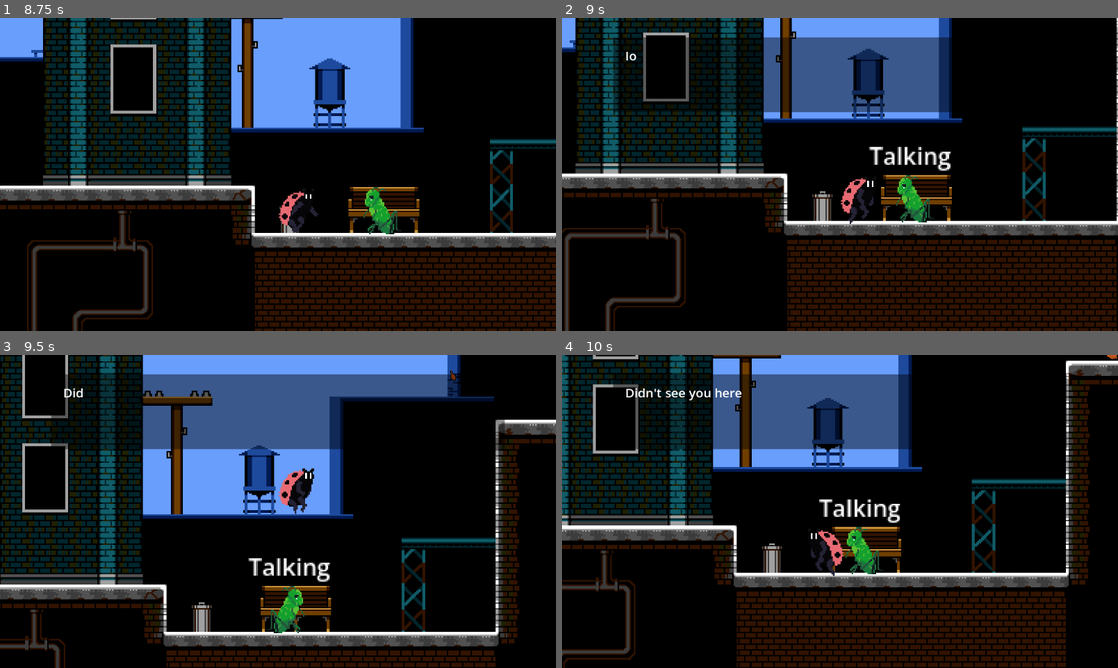
Above: before the commit, frames 1-4 (two rows, left to right).
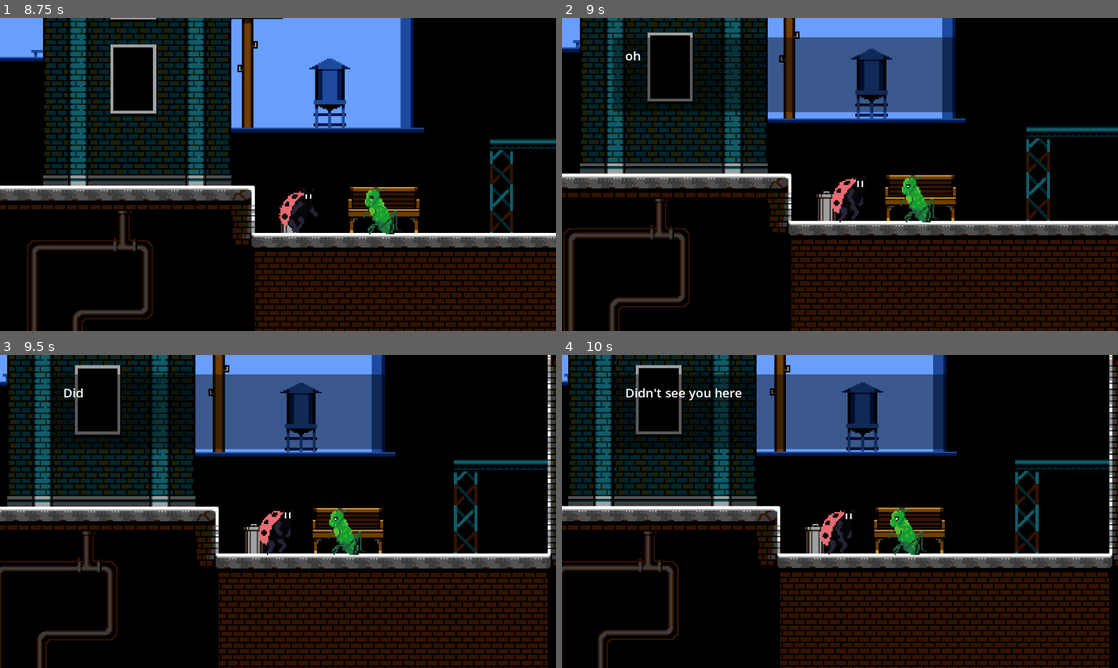
Above: after the commit, the same moments.

Repository: MineSwe/Bananerna-Studios-META-Game-Jam-2026
Game: Godot game, scene res://scenes/levels/level1.tscn
The game is run twice, just before and just after one commit, with the same random seed, the same clock (stepped at 60 frames per second) and the same inputs. This scene is started directly instead of the project's main scene.
Inputs (mouse positions are in pixels of both pictures, inside the frame that each line leads up to):
- Up to frame 1 (8.75 s): move the mouse to (400, 158) at 0.52 s; hold W (ui_accept) 0.53-1.28 s; hold D (right) 0.53-2.03 s; tap Space (jump) at 0.77, 0.8, 1.07, 1.35, 1.52, 1.82, 2.3, 3.02, 3.32, 3.6, 3.77, 4.07, 4.52, 4.82, 5.3, 5.85, 6.02, 6.32, 6.77, 6.8, 7.07, 7.52, 7.82, 8.1 s; move the mouse to (166, 190) at 1.27 s; tap W (ui_accept) at 1.55, 2.85, 4.35, 6.05, 7.35 s; move the mouse to (333, 105) at 2.02 s; hold A (left) 2.03-2.78 s; hold W (ui_accept) 2.03-2.78 s; move the mouse to (250, 237) at 2.77 s; hold D (right) 2.78-4.28 s; move the mouse to (444, 221) at 3.52 s; move the mouse to (111, 127) at 4.27 s; hold A (left) 4.28-5.03 s; move the mouse to (305, 174) at 5.02 s; hold D (right) 5.03-5.78 s; hold W (ui_accept) 5.03-5.78 s; move the mouse to (194, 96) at 5.77 s; hold A (left) 5.78-7.28 s; move the mouse to (400, 158) at 6.52 s; hold W (ui_accept) 6.53-7.28 s; move the mouse to (166, 190) at 7.27 s; hold D (right) from 7.28 s (still down); move the mouse to (333, 105) at 8.02 s
- Up to frame 2 (9 s): keep holding D (right); move the mouse to (812, 237) at 8.77 s; tap W (ui_accept) at 8.85 s
- Up to frame 3 (9.5 s): keep holding D (right); tap Space (jump) at 9.02, 9.32 s
- Up to frame 4 (10 s): move the mouse to (1006, 558) at 9.52 s; release D (right) at 9.53 s; hold A (left) from 9.53 s (still down); hold W (ui_accept) from 9.53 s (still down); tap Space (jump) at 9.77, 9.8 s

Frame 1 is identical in both runs. In frame 2, 18% of the frame differs, in the area x 0-100%, y 0-100%; in frame 3, 54%; in frame 4, 49%.

Commit message:
Fix player movement and icons in dialogue

Diff:
--- a/Godot Project files/meta-game-jam-26/project.godot
+++ b/Godot Project files/meta-game-jam-26/project.godot
@@ -33,11 +33,14 @@
 ui_accept={
 "deadzone": 0.5,
 "events": [Object(InputEventKey,"resource_local_to_scene":false,"resource_name":"","device":-1,"window_id":0,"alt_press …(192 unchanged characters)…
+, Object(InputEventKey,"resource_local_to_scene":false,"resource_name":"","device":-1,"window_id":0,"alt_pressed":false,"shift_pressed":false,"ctrl_pressed":false,"meta_pressed":false,"pressed":false,"keycode":0,"physical_keycode":4194309,"key_label":0,"unicode":0,"location":0,"echo":false,"script":null)
 ]
 }
 ui_close_dialog={
 "deadzone": 0.5,
-"events": [Object(InputEventKey,"resource_local_to_scene":false,"resource_name":"","device":-1,"window_id":0,"alt_pressed":false,"shift_pressed":false,"ctrl_pressed":false,"meta_pressed":false,"pressed":false,"keycode":32,"physical_keycode":0,"key_label":0,"unicode":32,"location":0,"echo":false,"script":null)
+"events": [Object(InputEventKey,"resource_local_to_scene":false,"resource_name":"","device":16,"window_id":0,"alt_pressed":false,"shift_pressed":false,"ctrl_pressed":false,"meta_pressed":false,"pressed":false,"keycode":4194305,"physical_keycode":0,"key_label":0,"unicode":0,"location":0,"echo":false,"script":null)
+, Object(InputEventKey,"resource_local_to_scene":false,"resource_name":"","device":-1,"window_id":0,"alt_pressed":false,"shift_pressed":false,"ctrl_pressed":false,"meta_pressed":false,"pressed":false,"keycode":0,"physical_keycode":32,"key_label":0,"unicode":32,"location":0,"echo":false,"script":null)
+, Object(InputEventKey,"resource_local_to_scene":false,"resource_name":"","device":-1,"window_id":0,"alt_pressed":false,"shift_pressed":false,"ctrl_pressed":false,"meta_pressed":false,"pressed":false,"keycode":0,"physical_keycode":4194309,"key_label":0,"unicode":0,"location":0,"echo":false,"script":null)
 ]
 }
 left={
--- a/Godot Project files/meta-game-jam-26/scenes/levels/level1.tscn
+++ b/Godot Project files/meta-game-jam-26/scenes/levels/level1.tscn
@@ -860,4 +860,7 @@
 
 [node name="dialogue_ui" parent="." unique_id=266174670 instance=ExtResource("8_8a7m2")]
 
+[connection signal="dialog" from="Grasshopper" to="Player" method="_on_grasshopper_dialog"]
 [connection signal="dialog" from="Grasshopper" to="dialogue_ui" method="_on_grasshopper_dialog"]
+[connection signal="stopped_talking" from="dialogue_ui" to="Player" method="_on_dialogue_ui_stopped_talking"]
+[connection signal="stopped_talking" from="dialogue_ui" to="Grasshopper" method="_on_dialogue_ui_stopped_talking"]
--- a/Godot Project files/meta-game-jam-26/scenes/prefabs/grasshopper_npc.tscn
+++ b/Godot Project files/meta-game-jam-26/scenes/prefabs/grasshopper_npc.tscn
@@ -85,15 +85,7 @@
 position = Vector2(2, -0.5)
 shape = SubResource("RectangleShape2D_51kar")
 
-[node name="Label" type="Label" parent="." unique_id=1818570813]
-visible = false
-offset_left = -28.0
-offset_top = -41.0
-offset_right = 28.0
-offset_bottom = -18.0
-text = "Talking"
-
-[node name="Sprite2D" type="Sprite2D" parent="." unique_id=1411793196]
+[node name="TalkButton" type="Sprite2D" parent="." unique_id=1411793196]
 visible = false
 position = Vector2(-1, -25)
 texture = SubResource("AtlasTexture_qe0qj")
--- a/Godot Project files/meta-game-jam-26/scripts/npc.gd
+++ b/Godot Project files/meta-game-jam-26/scripts/npc.gd
@@ -4,34 +4,42 @@
 @onready var getPlayer = get_parent().get_node("Player")
 @onready var player_pos = getPlayer.position
 
-var isInRange = false
-var isTalking = false
+var is_in_range = false
+var is_talking = false
 signal dialog
 
 func _physics_process(delta: float) -> void:
 	player_pos = get_parent().get_node("Player").position
 	animation_handler()
-	if Input.is_action_pressed("ui_accept") && isInRange == true && isTalking == false:
+	if Input.is_action_pressed("ui_accept") && is_in_range == true && is_talking == false:
 		_dialog()
 
 func animation_handler() -> void:
-	animated_sprite_2d.play("idle")
+	if is_talking == false:
+		animated_sprite_2d.play("idle")
+	else:
+		animated_sprite_2d.play("talking")
 	if self.position.x < player_pos.x:
 		animated_sprite_2d.flip_h = true
 	else:
 		animated_sprite_2d.flip_h = false
 
+
 func _on_body_entered(body: Node2D) -> void:
-	$Sprite2D.visible = true
-	isInRange = true
+	if is_talking == false:
+		$TalkButton.visible = true
+	is_in_range = true
 
 
 func _on_body_exited(body: Node2D) -> void:
-	$Sprite2D.visible = false
-	isInRange = false
+	$TalkButton.visible = false
+	is_in_range = false
 
 func _dialog():
-	isTalking == true
-	$Sprite2D.visible = false
-	$Label.visible = true
+	$TalkButton.visible = false
+	is_talking = true
 	dialog.emit()
+
+func _on_dialogue_ui_stopped_talking() -> void:
+	is_talking = false
+	$TalkButton.visible = true
--- a/Godot Project files/meta-game-jam-26/scripts/player.gd
+++ b/Godot Project files/meta-game-jam-26/scripts/player.gd
@@ -6,7 +6,7 @@
 const SPEED = 80.0
 var jump_velocity = -400.0
 
-@onready var getNPC = get_parent().get_node("Grasshopper")
+var is_talking = false
 
 func _physics_process(delta: float) -> void:
 	# Add the gravity.
@@ -14,8 +14,9 @@
 		velocity += get_gravity() * delta
 
 	# Handle jump.
-	if Input.is_action_just_pressed("jump") and is_on_floor():
+	if Input.is_action_just_pressed("jump") and is_on_floor() and is_talking == false:
 		velocity.y = jump_velocity
+		print("Is talking = false")
 
 
 	if Input.is_action_just_pressed("esc"):
@@ -27,7 +28,7 @@
 	# Get the input direction and handle the movement/deceleration.
 	# As good practice, you should replace UI actions with custom gameplay actions.
 	var direction := Input.get_axis("left", "right")
-	if (options.visible == true):
+	if (options.visible == true or is_talking == true):
 		direction = 0
 		jump_velocity = 0
 	else:
@@ -50,3 +51,10 @@
 		animated_sprite_2d.flip_h = true
 	else:
 		animated_sprite_2d.play("idle")
+
+func _on_grasshopper_dialog() -> void:
+	is_talking = true
+	print("Is talking = true")
+
+func _on_dialogue_ui_stopped_talking() -> void:
+	is_talking = false
--- a/Godot Project files/meta-game-jam-26/scripts/ui/dialogue.gd
+++ b/Godot Project files/meta-game-jam-26/scripts/ui/dialogue.gd
@@ -1,5 +1,6 @@
 extends Node
 var is_talking = false
+signal stopped_talking
 var talk_speed = 20
 var text = ["I'm talking"]
 var current_text_id = 0
@@ -9,10 +10,11 @@
 	dialogue.visible_ratio = 0
 
 func _on_grasshopper_dialog() -> void:
+	current_text_id = 0
 	text = ["oh... hello...", "Didn't see you here", "Just 10 years ago it was all perfect", "Then the 1̷̼̪̩͔̀ͮ1̜̹̈ͧ̕͜0͍̞̮̥̑ͣ́͞0̪͎̎̐̍̑͜͝0͔̄͛̒ͭ͟͡0̧̢̥̠̊͒͠1̹̍͒͘͢͡0̷̮͈ͮ̀ͧ1̴̨̹͋̐0͓̹̯̀ͪ͒͂͝0̸̻̠̝̄̏̿ came..."]
+	dialogue.text = text[current_text_id]
 	is_talking = true
 	$CanvasLayer.visible = true
-	current_text_id = 0
 
 func _physics_process(delta: float) -> void:
 	if is_talking == true:
@@ -23,9 +25,10 @@
 		else:
 			if Input.is_action_just_pressed("ui_close_dialog"):
 				current_text_id += 1
+				dialogue.visible_ratio = 0
 				if current_text_id >= text.size():
 					is_talking = false
 					$CanvasLayer.visible = false
+					stopped_talking.emit()
 				else:
 					dialogue.text = text[current_text_id]
-					dialogue.visible_ratio = 0
